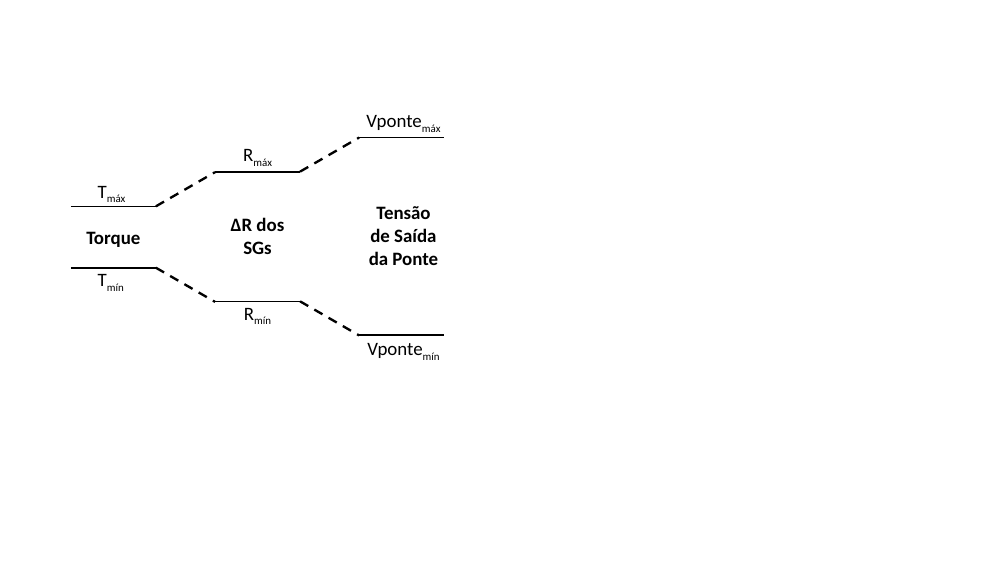
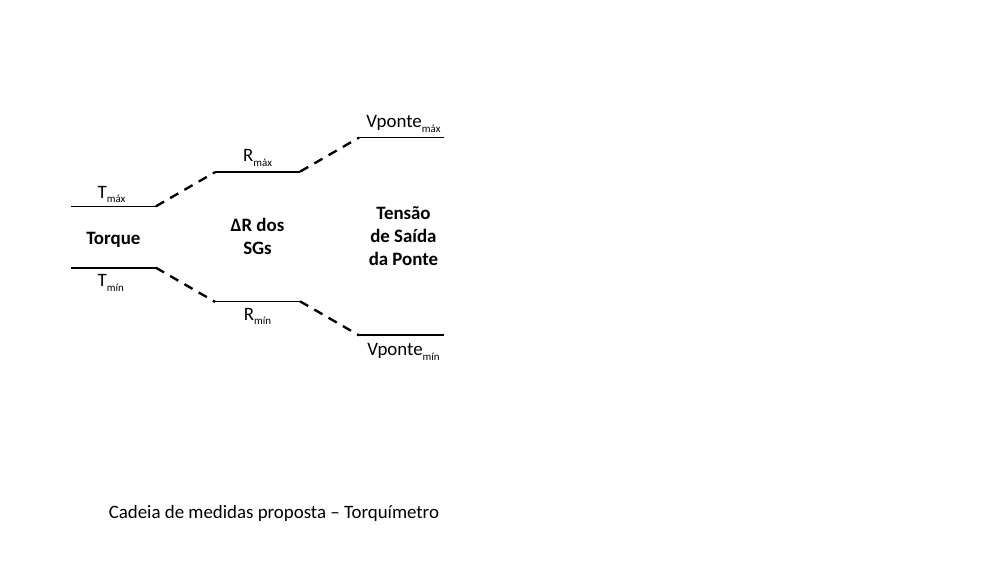
Before and after one commit to Rogiel/UFRGS-instrumentacao-lab5, a slide deck: slide 6 of Resources/Images/Figuras.pptx. Drawn at 1008x567 pixels with LibreOffice and Linux fonts; fonts in the diff are those of the drawing. Boxes give left, top, right and bottom in pixels: in the first picture for what was removed or moved away, otherwise in the second. Text is boxed around its words. In the diff, an @@ line names an element or a change of style, - is before the commit and + after.

```diff
--- a/Resources/Images/Figuras.pptx
+++ b/Resources/Images/Figuras.pptx
@@ text added at <box>109,505,439,521</box>, 18 pt, text #000000 @@
+Cadeia de medidas proposta – Torquímetro
```
Also in this commit, not shown: 1 other slide changed, 3 slides added, 5 other files.
